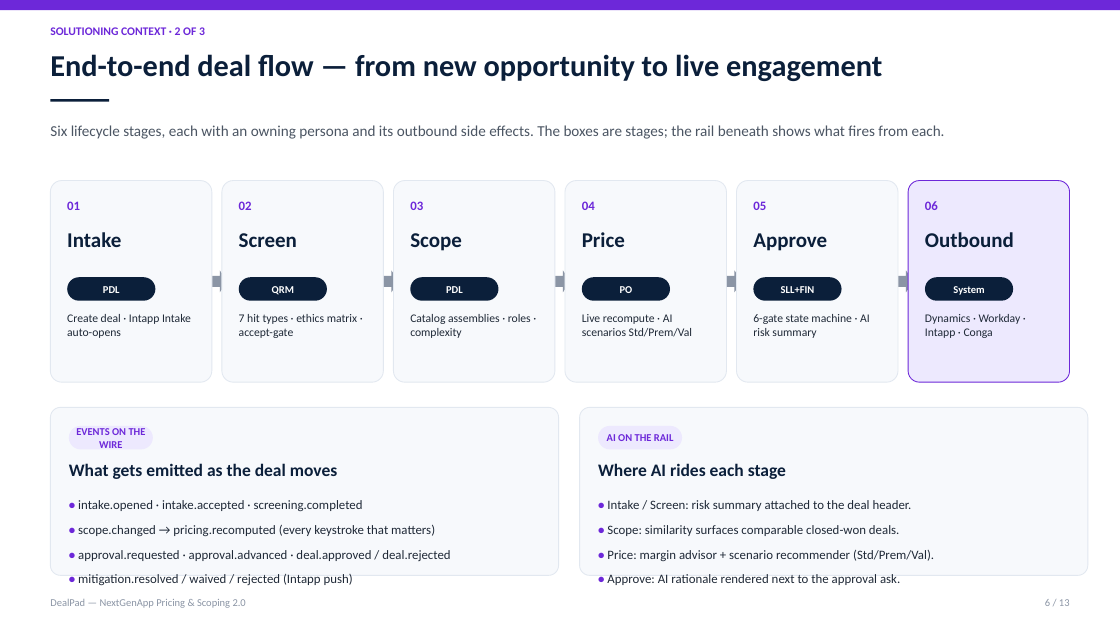
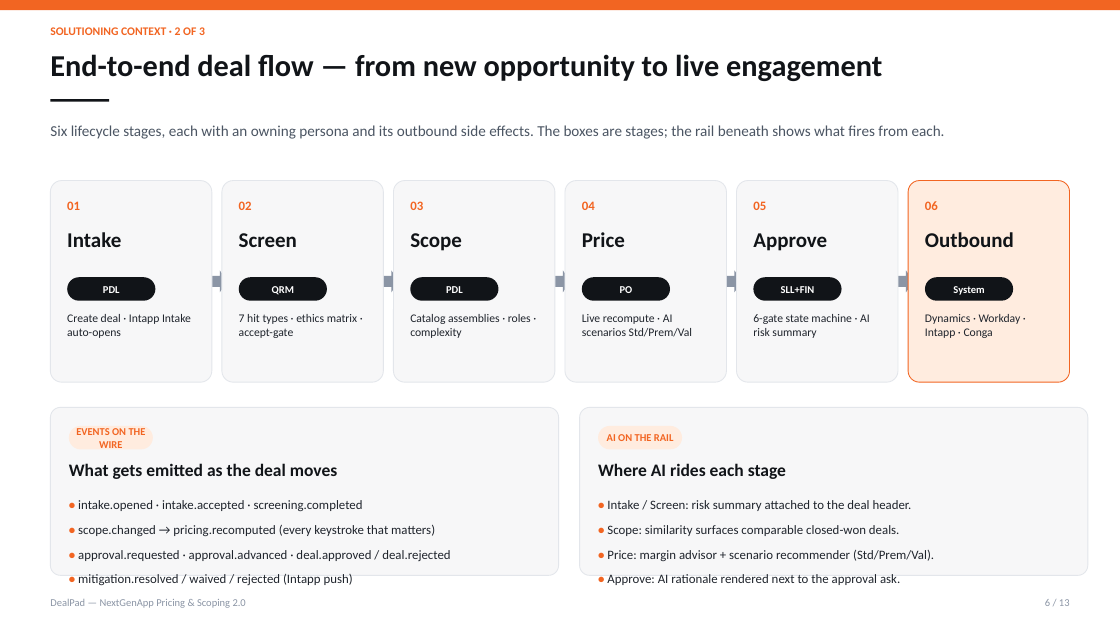
Before and after one commit to dhan99/NextGenPricing2, a slide deck: slide 6 of attached_assets/DealPad_10min_PS_Demo.pptx. Drawn at 1120x630 pixels with LibreOffice and Linux fonts; fonts in the diff are those of the drawing. Boxes give left, top, right and bottom in pixels: in the first picture for what was removed or moved away, otherwise in the second. Text is boxed around its words. In the diff, an @@ line names an element or a change of style, - is before the commit and + after.

```diff
--- a/attached_assets/DealPad_10min_PS_Demo.pptx
+++ b/attached_assets/DealPad_10min_PS_Demo.pptx
@@ rectangle at bbox=[0, 0, 1120, 10]: fill #6D28D9 to #F26522 @@
@@ rounded rectangle at bbox=[908, 181, 1070, 382]: fill #EDE9FE to #FFECDF; outline #6D28D9 0.75 pt to #F26522 0.75 pt @@
@@ fill #0B1F3A to #111418 in 7 elements at bbox=[50, 99, 109, 102], bbox=[67, 277, 155, 301], bbox=[239, 277, 327, 301], bbox=[410, 277, 498, 301], bbox=[582, 277, 670, 301], bbox=[754, 277, 842, 301], bbox=[925, 277, 1013, 301] @@
@@ text "Dynamics · Workday · Intapp ..." at bbox=[925, 314, 1021, 338]: text colour #1F2937 to #1F242C @@
@@ fill #F7F9FC to #F7F7F8; outline #E2E8F0 0.75 pt to #E3E6EB 0.75 pt in 7 elements at bbox=[50, 181, 212, 382], bbox=[222, 181, 383, 382], bbox=[393, 181, 555, 382], bbox=[565, 181, 727, 382], bbox=[737, 181, 898, 382], bbox=[50, 408, 559, 576], bbox=[580, 408, 1088, 576] @@
@@ rounded rectangle at bbox=[69, 426, 153, 450]: fill #EDE9FE to #FFECDF @@
@@ text colour #6D28D9 to #F26522 in 9 elements at bbox=[50, 27, 205, 35], bbox=[67, 201, 80, 210], bbox=[239, 201, 252, 210], bbox=[410, 201, 423, 210], bbox=[582, 201, 595, 210], bbox=[753, 201, 766, 210], bbox=[925, 201, 938, 210], bbox=[76, 428, 146, 448], bbox=[607, 434, 674, 441] @@
@@ rounded rectangle at bbox=[598, 426, 682, 450]: fill #EDE9FE to #FFECDF @@
@@ text colour #0B1F3A to #111418 in 9 elements at bbox=[50, 54, 882, 81], bbox=[67, 232, 121, 247], bbox=[239, 233, 297, 247], bbox=[410, 233, 462, 251], bbox=[582, 232, 625, 247], bbox=[753, 233, 827, 251], bbox=[925, 232, 1014, 247], bbox=[69, 463, 337, 479], bbox=[598, 463, 786, 479] @@
@@ text "• intake.opened · intake.accepted · ..." at bbox=[78, 500, 450, 585]: text colour #6D28D9 to #F26522 in "•", "•", "•", "•"; text colour #1F2937 to #1F242C @@
@@ text "• Intake / Screen: risk ..." at bbox=[607, 500, 934, 585]: text colour #6D28D9 to #F26522 in "•", "•", "•", "•"; text colour #1F2937 to #1F242C @@
```
Also in this commit, not shown: 12 other slides changed, 2 other files.
